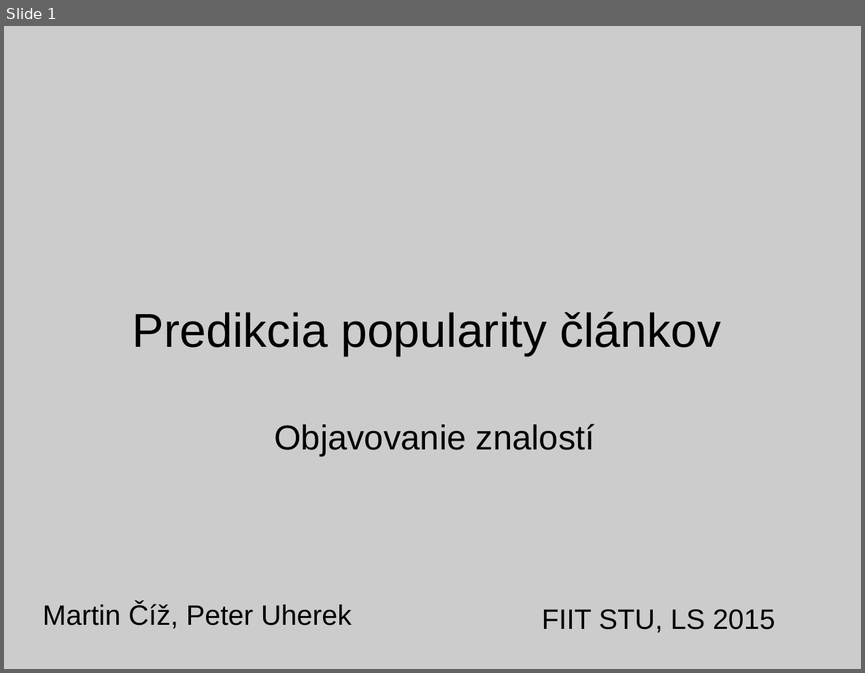
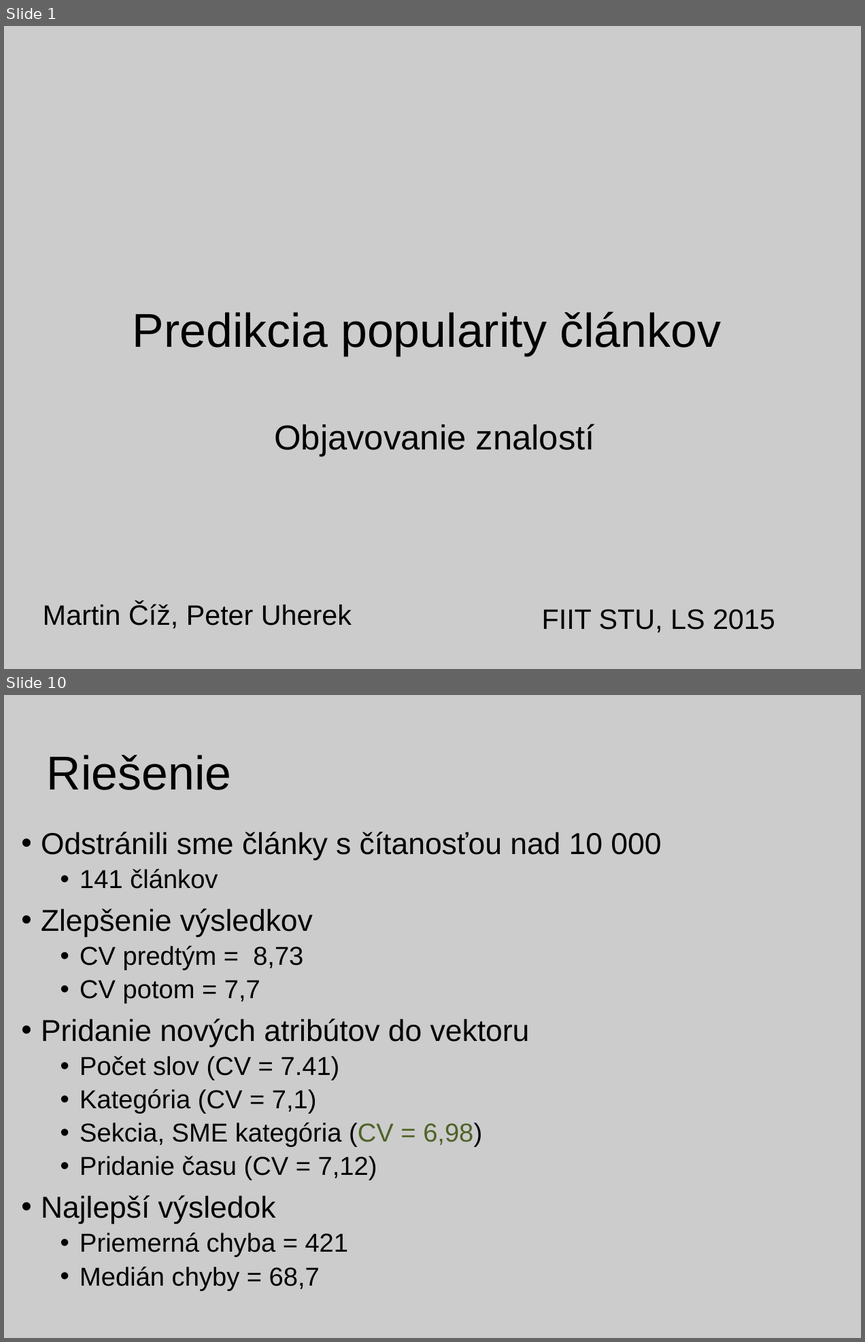
Before and after one commit to PeterUherek/objavovanie, a slide deck: prezentacia.pptx. Shown one above the other, each under a label of ours: slide 1 before the commit, slides 1 and 10 after it; the slides between them are not shown. The pictures are 865x673 and 865x1342 pixels, drawn with LibreOffice and Linux fonts; fonts in the diff are those of the drawing. Boxes give left, top, right and bottom in pixels: in the first picture for what was removed or moved away, otherwise in the second. Text is boxed around its words. In the diff, an @@ line names an element or a change of style, - is before the commit and + after.

```diff
--- a/prezentacia.pptx
+++ b/prezentacia.pptx
@@ slide 10 added at (4, 695, 861, 1338), background #CCCCCC @@
@@ title added at (47, 755, 232, 790), 44 pt, text #000000 @@
+Riešenie
@@ text added at (41, 832, 661, 1291), 24 pt, text #000000 @@
+• Odstránili sme články s čítanosťou nad 10 000
+  • 141 článkov
+• Zlepšenie výsledkov
+  • CV predtým = 8,73
+  • CV potom = 7,7
+• Pridanie nových atribútov do vektoru
+  • Počet slov (CV = 7.41)
+  • Kategória (CV = 7,1)
+  • Sekcia, SME kategória (CV = 6,98)
+  • Pridanie času (CV = 7,12)
+• Najlepší výsledok
+  • Priemerná chyba = 421
+  • Medián chyby = 68,7
```
Also in this commit, not shown: 3 slides changed, 7 other slides added, 1 slide removed.
